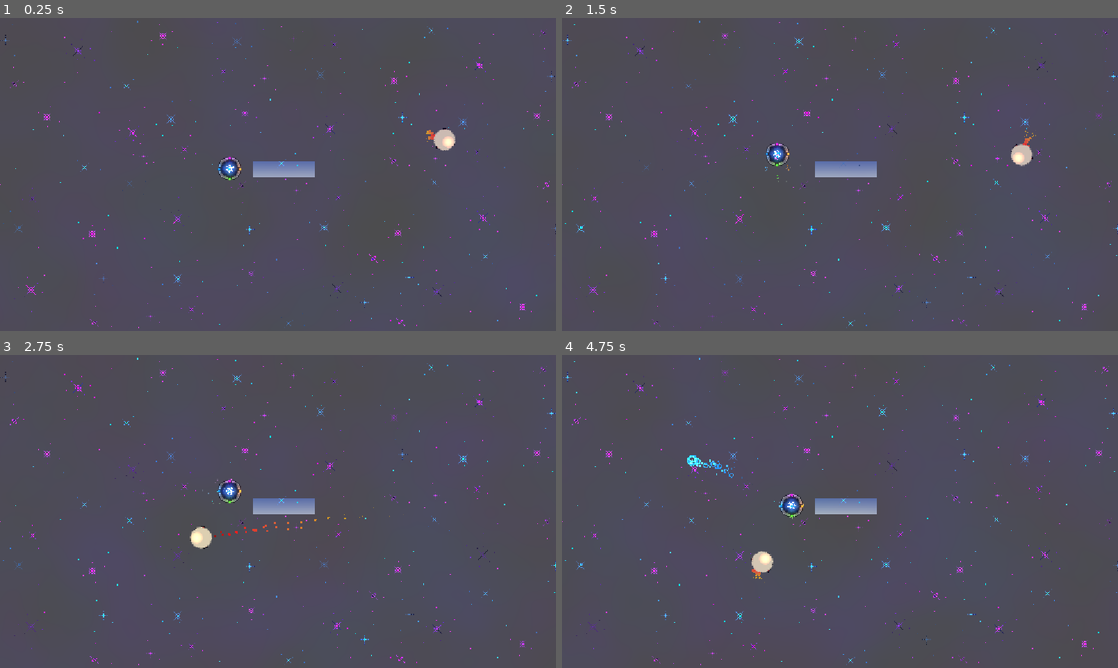
Above: before the commit, frames 1-4 (two rows, left to right).
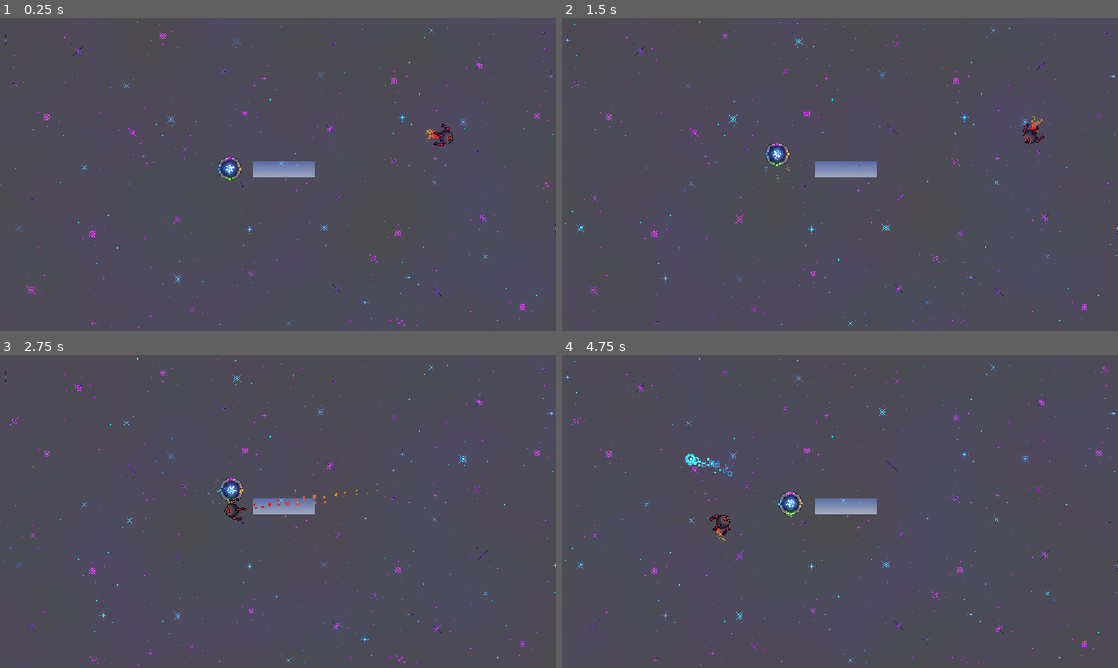
Above: after the commit, the same moments.

Repository: eee12342/New-Game
Game: Godot game, scene res://scenes/main.tscn
The game is run twice, just before and just after one commit, with the same random seed, the same clock (stepped at 60 frames per second) and the same inputs.
Inputs (mouse positions are in pixels of both pictures, inside the frame that each line leads up to):
- Up to frame 1 (0.25 s): no input
- Up to frame 2 (1.5 s): move the mouse to (962, 158) at 0.52 s; tap A (colour1) at 0.6 s; move the mouse to (728, 190) at 1.27 s; tap W (colour2) at 1.35 s
- Up to frame 3 (2.75 s): move the mouse to (333, 442) at 2.02 s; tap D (colour3) at 2.1 s
- Up to frame 4 (4.75 s): move the mouse to (812, 574) at 2.77 s; tap S (colour4) at 2.85 s; move the mouse to (1006, 558) at 3.52 s; hold Shift (colour_change_mode) 3.53-4.28 s; move the mouse to (673, 464) at 4.27 s; click (673, 464) at 4.35 s

The runs differ from the first frame. In frame 1, 0.3% of the frame differs, in the area x 76-82%, y 33-43%; in frame 2, 0.4%; in frame 3, 0.7%; in frame 4, 0.8%, in the area x 22-44%, y 31-73%.

Commit message:
Play death animation before freeing enemy
Make enemies play a non-looping Death animation before being freed. Exported an AnimatedSprite2D on Enemy, connected its animation_finished signal, and changed check_dead() to play "Death" and defer queue_free until the animation finishes. Updated enemy1.tscn to use an "Animations" AnimatedSprite2D (added a Default frame, renamed Explosion->Death, set Death to non-looping) and adjusted collision positioning. Refactored enemy1.gd: removed the old animation_player, added momentum_tween as a member, fixed tween target calculation, kill the momentum tween on attack, and switched the tween transition to QUAD.

Diff:
--- a/scenes/enemy/enemy.gd
+++ b/scenes/enemy/enemy.gd
@@ -4,6 +4,7 @@
 
 @export var speed: float = 300.0
 @export var max_health: float = 100.0
+@export var animations: AnimatedSprite2D
 
 var player: CharacterBody2D
 var health := max_health
@@ -12,6 +13,7 @@
 func _ready() -> void:
 	player = Messenger.Player
 	Messenger.connect("damage_to_enemy", _on_damaged)
+	animations.connect("animation_finished", _on_death_finished)
 
 
 func _physics_process(_delta: float) -> void:
@@ -27,9 +29,14 @@
 
 func check_dead() -> void:
 	if health <= 0:
-		self.queue_free()
+		animations.visible = true
+		animations.play("Death")
 
 
 func _on_damaged(damage: float, body: CharacterBody2D):
 	if body == self:
 		health -= damage
+
+
+func _on_death_finished():
+	self.queue_free()
--- a/scenes/enemy/enemy1/enemy1.tscn
+++ b/scenes/enemy/enemy1/enemy1.tscn
@@ -3,31 +3,6 @@
 [ext_resource type="Script" uid="uid://do52j6cw47w2k" path="res://scenes/enemy/enemy1/enemy_1.gd" id="1_mywme"]
 [ext_resource type="Texture2D" uid="uid://dpcodqu5fbvf" path="res://art/EnemyArt/ShitterEnemy.png" id="2_a3pup"]
 [ext_resource type="Texture2D" uid="uid://cq6o3phc5pem0" path="res://art/SpecialEffects/SmallExplosion.png" id="3_dfp62"]
-
-[sub_resource type="CircleShape2D" id="CircleShape2D_o6xl0"]
-radius = 10.012492
-
-[sub_resource type="CircleShape2D" id="CircleShape2D_tipki"]
-radius = 11.0
-
-[sub_resource type="Gradient" id="Gradient_40wdo"]
-offsets = PackedFloat32Array(0, 0.9978448)
-colors = PackedColorArray(1, 1, 1, 1, 0, 0, 0, 1)
-
-[sub_resource type="GradientTexture2D" id="GradientTexture2D_c105b"]
-gradient = SubResource("Gradient_40wdo")
-fill = 1
-fill_from = Vector2(0.46153846, 0.44444445)
-fill_to = Vector2(0.88247865, 0.14529915)
-
-[sub_resource type="Curve" id="Curve_n0f10"]
-_data = [Vector2(0.015686281, 0.6659483), 0.0, 0.0, 0, 0, Vector2(0.27450982, 1), 0.39823893, 0.39823893, 0, 0, Vector2(0.9941177, 0.15510207), -0.2880246, 0.0, 0, 0]
-point_count = 3
-metadata/_snap_count = 12
-
-[sub_resource type="Gradient" id="Gradient_gwnwj"]
-offsets = PackedFloat32Array(0.0065789474, 0.20833333, 0.4473684, 0.7017544, 1)
-colors = PackedColorArray(0.4862745, 0.08235294, 0.043137256, 1, 1, 0.08235294, 0.043137256, 1, 0.9019608, 0.3882353, 0.17254902, 1, 0.9019608, 0.6862745, 0.07450981, 1, 0.9019608, 0.6862745, 0.07450981, 0)
 
 [sub_resource type="AtlasTexture" id="AtlasTexture_dfp62"]
 atlas = ExtResource("3_dfp62")
@@ -88,24 +63,58 @@
 "duration": 1.0,
 "texture": SubResource("AtlasTexture_wadvc")
 }],
+"loop": 0,
+"name": &"Death",
+"speed": 16.0
+}, {
+"frames": [{
+"duration": 1.0,
+"texture": ExtResource("2_a3pup")
+}],
 "loop": 1,
-"name": &"Explosion",
-"speed": 16.0
+"name": &"Default",
+"speed": 5.0
 }]
 
-[node name="Enemy" type="CharacterBody2D" unique_id=243331702]
+[sub_resource type="CircleShape2D" id="CircleShape2D_o6xl0"]
+radius = 10.012492
+
+[sub_resource type="CircleShape2D" id="CircleShape2D_tipki"]
+radius = 11.0
+
+[sub_resource type="Gradient" id="Gradient_40wdo"]
+offsets = PackedFloat32Array(0, 0.9978448)
+colors = PackedColorArray(1, 1, 1, 1, 0, 0, 0, 1)
+
+[sub_resource type="GradientTexture2D" id="GradientTexture2D_c105b"]
+gradient = SubResource("Gradient_40wdo")
+fill = 1
+fill_from = Vector2(0.46153846, 0.44444445)
+fill_to = Vector2(0.88247865, 0.14529915)
+
+[sub_resource type="Curve" id="Curve_n0f10"]
+_data = [Vector2(0.015686281, 0.6659483), 0.0, 0.0, 0, 0, Vector2(0.27450982, 1), 0.39823893, 0.39823893, 0, 0, Vector2(0.9941177, 0.15510207), -0.2880246, 0.0, 0, 0]
+point_count = 3
+metadata/_snap_count = 12
+
+[sub_resource type="Gradient" id="Gradient_gwnwj"]
+offsets = PackedFloat32Array(0.0065789474, 0.20833333, 0.4473684, 0.7017544, 1)
+colors = PackedColorArray(0.4862745, 0.08235294, 0.043137256, 1, 1, 0.08235294, 0.043137256, 1, 0.9019608, 0.3882353, 0.17254902, 1, 0.9019608, 0.6862745, 0.07450981, 1, 0.9019608, 0.6862745, 0.07450981, 0)
+
+[node name="Enemy" type="CharacterBody2D" unique_id=243331702 node_paths=PackedStringArray("animations")]
 scale = Vector2(2, 2)
 collision_layer = 4
 script = ExtResource("1_mywme")
+animations = NodePath("Animations")
 
-[node name="Sprite" type="Sprite2D" parent="." unique_id=603739376]
+[node name="Animations" type="AnimatedSprite2D" parent="." unique_id=1331325728]
 texture_filter = 1
-position = Vector2(3.5, -0.5)
-texture = ExtResource("2_a3pup")
+sprite_frames = SubResource("SpriteFrames_c105b")
+animation = &"Default"
 flip_h = true
 
 [node name="CollisionShape2D" type="CollisionShape2D" parent="." unique_id=559677973]
-position = Vector2(1.5, 0)
+position = Vector2(-1.5, 0)
 scale = Vector2(1, 1.2)
 shape = SubResource("CircleShape2D_o6xl0")
 
@@ -152,9 +161,5 @@
 wait_time = 2.0
 one_shot = true
 
-[node name="AnimatedSprite2D" type="AnimatedSprite2D" parent="." unique_id=1331325728]
-sprite_frames = SubResource("SpriteFrames_c105b")
-animation = &"Explosion"
-
 [connection signal="body_entered" from="Hitbox" to="." method="_on_hitbox_body_entered"]
 [connection signal="timeout" from="Pause" to="." method="_on_pause_timeout"]
--- a/scenes/enemy/enemy1/enemy_1.gd
+++ b/scenes/enemy/enemy1/enemy_1.gd
@@ -3,7 +3,6 @@
 
 @export var rotation_speed_seconds: float = 2
 
-@onready var animation_player: AnimatedSprite2D = $AnimatedSprite2D
 @onready var pause_timer: Timer = $Pause
 @onready var raycast: RayCast2D = $RayCast2D
 
@@ -11,6 +10,8 @@
 var finding_player: bool = false
 var paused: bool = false
 var target: float
+
+var momentum_tween: Tween
 
 
 func _process(_delta: float) -> void:
@@ -26,7 +27,9 @@
 
 	var momentum_tween = create_tween()
 	momentum_tween.set_ease(Tween.EASE_OUT)
-	momentum_tween.tween_property(self, "global_position", Vector2(global_position.x + 50, global_position.y + 50), 2)
+	var momentum_target: Vector2 = to_global(raycast.target_position / 8)
+	momentum_tween.tween_property(self, "global_position", momentum_target, 2)
+
 	var tween = create_tween()
 	tween.tween_property(self, "global_rotation", target, rotation_speed_seconds)
 	tween.finished.connect(func(): attack())
@@ -37,19 +40,15 @@
 
 
 func attack():
+	if momentum_tween:
+		momentum_tween.kill()
+
 	var attack_tween = create_tween()
 	attack_tween.set_ease(Tween.EASE_IN_OUT)
-	attack_tween.set_trans(Tween.TRANS_CUBIC)
+	attack_tween.set_trans(Tween.TRANS_QUAD)
 	attack_tween.tween_property(self, "global_position", to_global(raycast.target_position), 1)
 	attack_tween.finished.connect(func(): attack_finished())
 
 
 func attack_finished():
 	finding_player = false
-
-func check_dead() -> void:
-	if health <= 0 and not dying:
-		dying = true
-		animation_player.play("Explosion")
-		await animation_player.animation_finished
-		queue_free()
